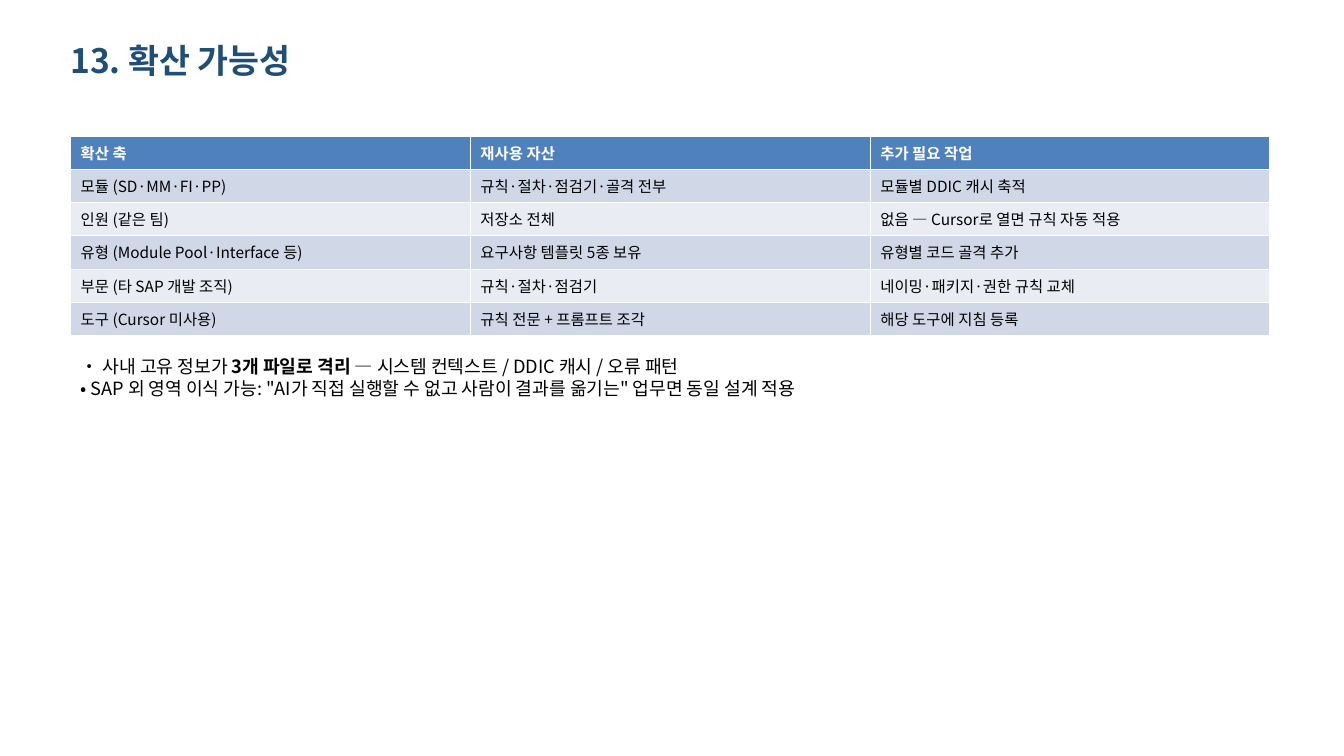
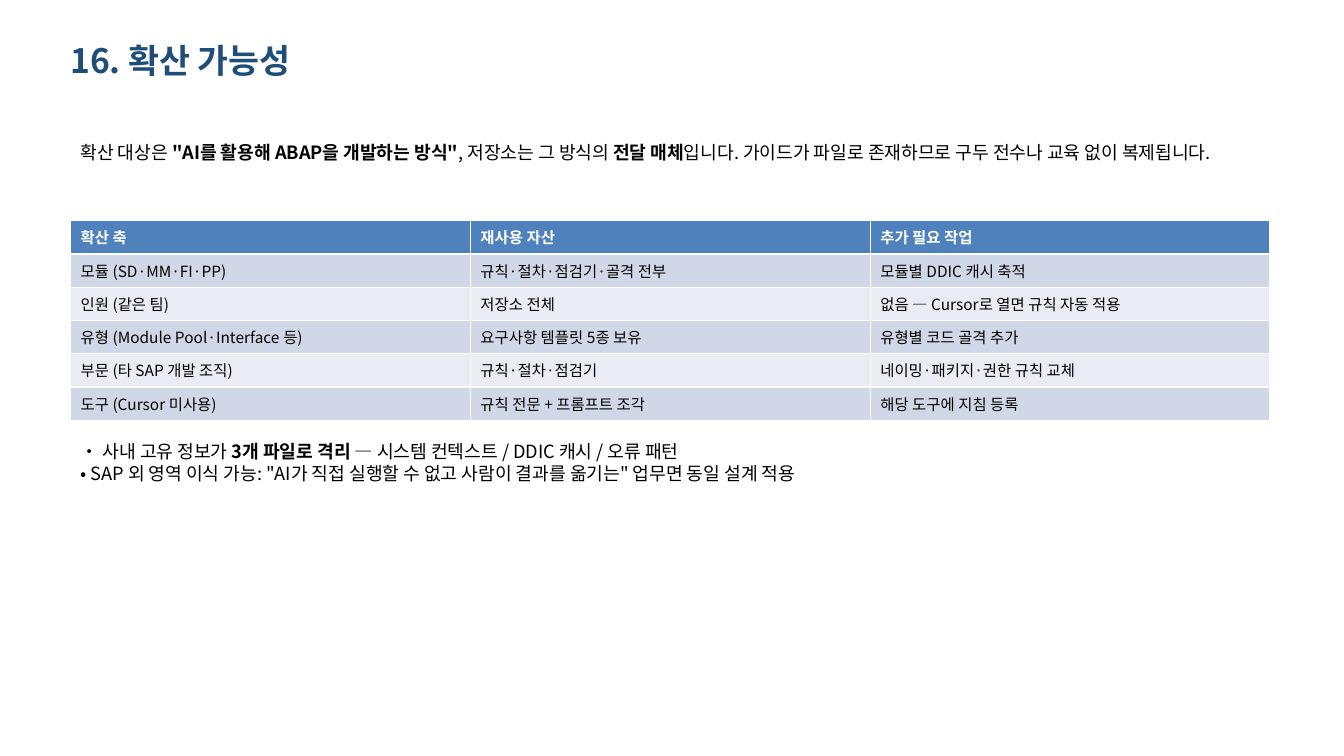
Before and after one commit to hyosungitx00/AI, a slide deck: slide 19 of report/dist/ai-abap-result-deck.pptx (slide 15 before the commit). Drawn at 1344x756 pixels with LibreOffice and Linux fonts; fonts in the diff are those of the drawing. Boxes give left, top, right and bottom in pixels: in the first picture for what was removed or moved away, otherwise in the second. Text is boxed around its words. In the diff, an @@ line names an element or a change of style, - is before the commit and + after.

```diff
--- a/report/dist/ai-abap-result-deck.pptx
+++ b/report/dist/ai-abap-result-deck.pptx
@@ text at [70,44,291,76]: text changed @@
-13. 확산 가능성
+16. 확산 가능성
@@ text added at [80,143,1211,163], 13 pt, text #000000 @@
+확산 대상은 "AI를 활용해 ABAP을 개발하는 방식", 저장소는 그 방식의 전달 매체입니다. 가이드가 파일로 존재하므로 구두 전수나 교육 없이 복제됩니다.
@@ table: place and size @@
-table at [71,136,1271,336]
+table at [71,221,1271,420]
@@ text "• 사내 고유 정보가 3개 ...": place and size @@
-text "• 사내 고유 정보가 3개 ..." at [91,357,795,397]
+text "• 사내 고유 정보가 3개 ..." at [91,442,795,482]
```
Also in this commit, not shown: 12 other slides changed, 7 slides added, 3 slides removed, 2 other files.
